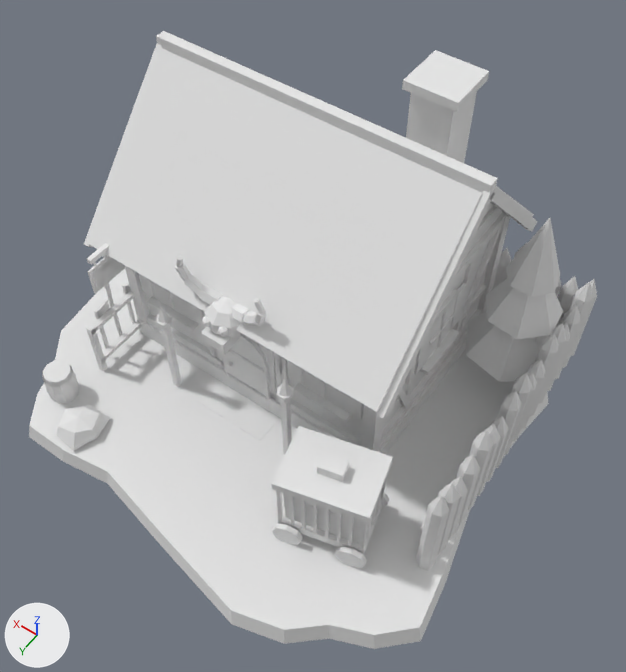
One commit to the FBX model Assets/Village/Models/Village_House_Slayer.fbx: the scene before it, then after it.
Both versions are drawn from a 50 mm camera at (-6.26, 8.17, 14.63) aimed at (-0.64, 0.3, 2.25). Every picture has the same lights, and +X, +Y and +Z are marked at lower left. The first picture is the older version. Where no turn or scale is listed for an object, it has been applied to the vertices.

The first picture shows 'Village_House_Slayer'.
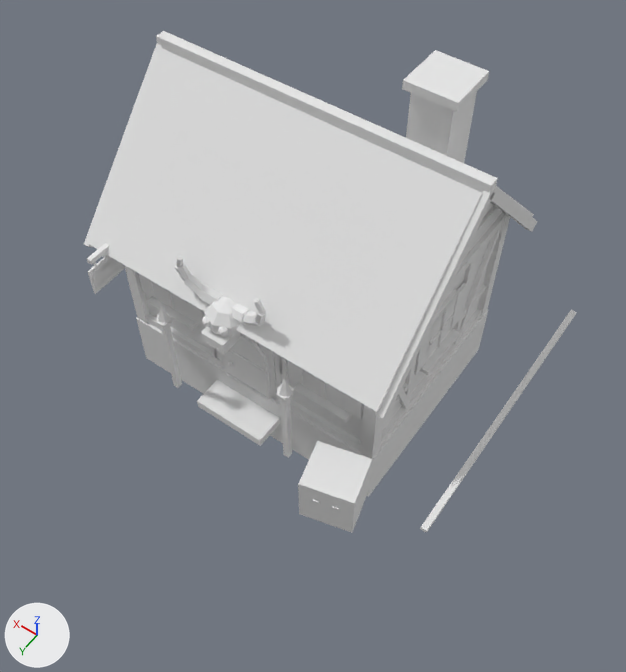
What the commit changed:
me_village_house_slayer is used by ob_village_house_slayer; location (0.0, 0.0, 0.0).
Verts and faces of me_village_house_slayer; kept vertices keep their numbers, new ones are numbered from 2176.
Before the commit, vertices of me_village_house_slayer: 1550 (-3.04, 1.47, 0.35) at pixel (383, 502), 1551 (-1.49, 1.87, 0.35), 1552 (-3.31, 2.53, 0.35) at pixel (363, 556), 1553 (-1.76, 2.93, 0.35), 1554 (-3.04, 1.47, 0.55) at pixel (383, 497).
Before the commit, vertices of me_village_house_slayer: 1555 (-1.49, 1.87, 0.55), 1556 (-3.31, 2.53, 0.55) at pixel (363, 551), 1557 (-1.76, 2.93, 0.55) at pixel (278, 520).
me_village_house_slayer had 2176 vertices, 1784 faces and spanned x -4.83..5.16, y -4.95..4.64, z -0.9..6.7.
me_village_house_slayer now has 1310 vertices, 1050 faces and spans x -4.11..3.81, y -4.04..2.61, z -0.9..6.7.
me_village_house_slayer part 1: the loose piece of 8 vertices spanning x -3.19..-1.61, y 1.59..2.81, z 0.55..1.75 is rebuilt with 8 vertices and now spans x -2.96..-1.77, y 1.49..2.61, z 0.55..1.65.
me_village_house_slayer part 2: 76 loose pieces with 858 vertices, spanning x -4.83..5.16, y -4.95..4.64, z -0.35..4.49, are deleted.
Part 3, on me_village_house_slayer:
Vertices deleted: 1550 to 1557 (with the faces that use them).
Other edits to the shape of me_village_house_slayer do not show in these pictures.

Where the change shows, as pixel boxes (x1, y1, x2, y2) in the pictures (626 x 672 px):
'Village_House_Slayer', reshaped (13% narrower, 19% shorter): before (29, 31, 597, 649); after (84, 31, 576, 533)
part 1 of me_village_house_slayer, rebuilt: before (284, 494, 363, 544); after (298, 441, 372, 533)
part 2 of me_village_house_slayer, deleted: before (29, 218, 597, 649)
part 3 of me_village_house_slayer, deleted: before (278, 498, 384, 555)
